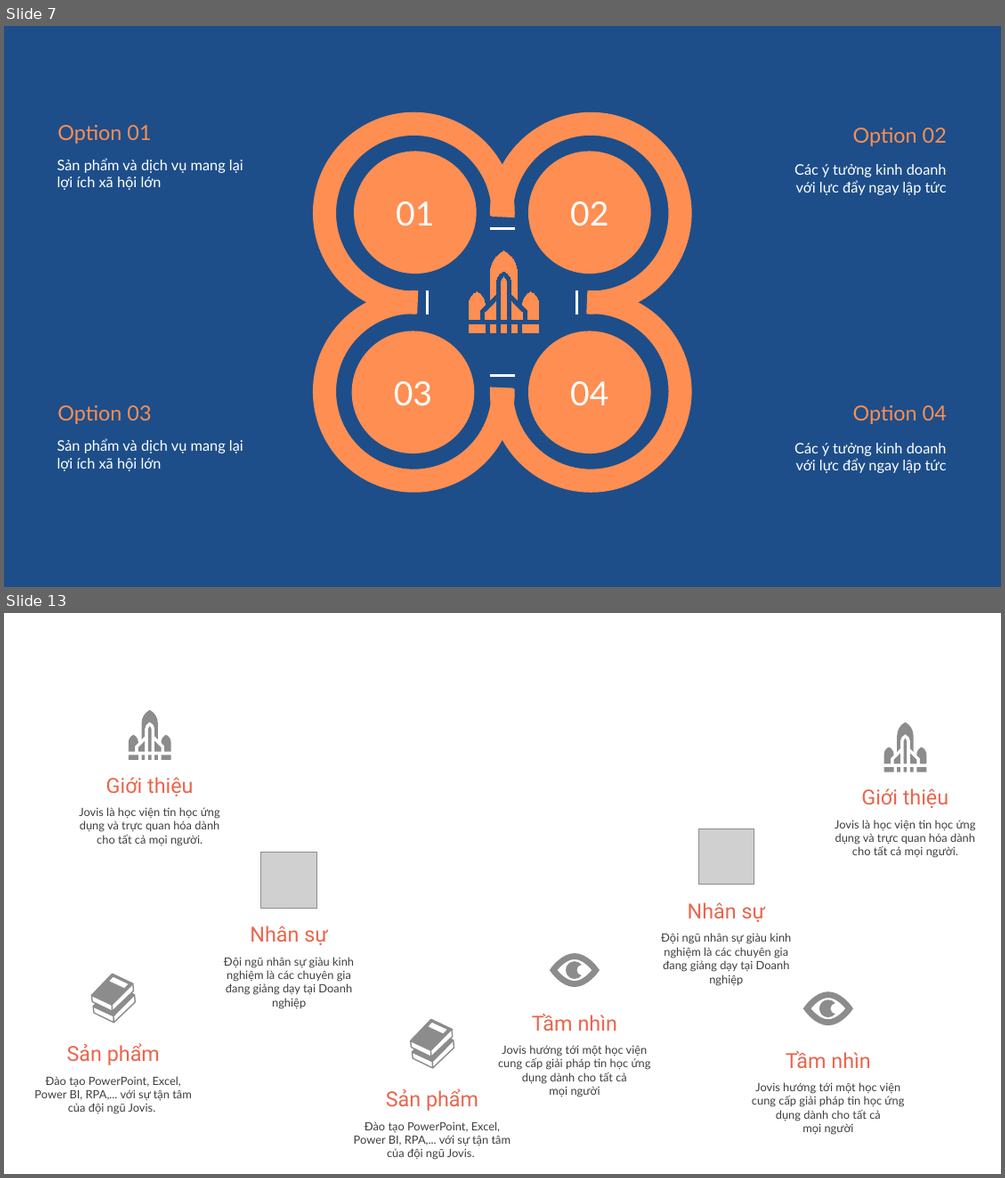
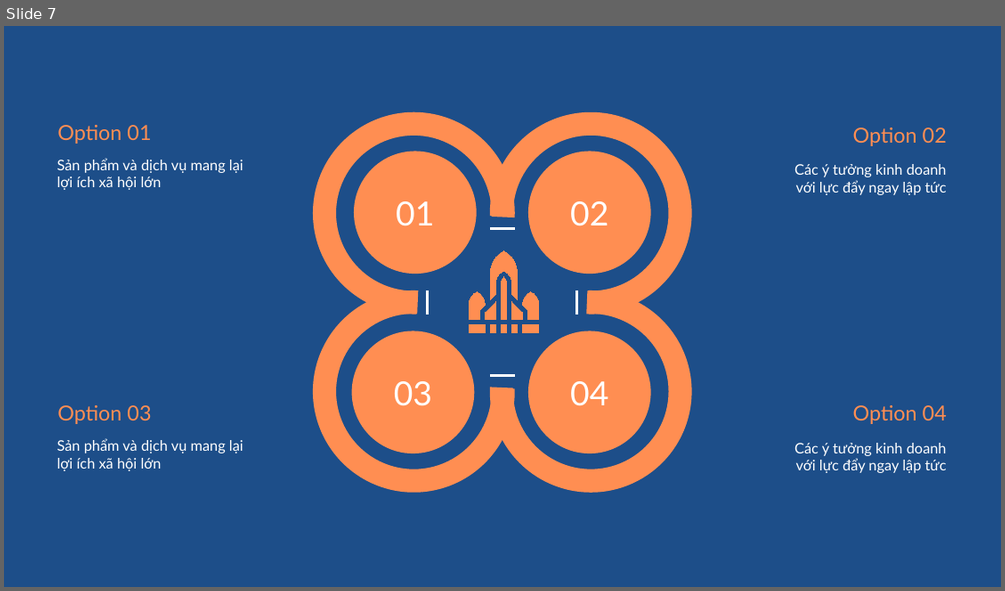
Before and after one commit to tranthanhbinh2603/PPTmasterclassV6_Powerpoint_from_A_to_Z, a slide deck: Khoá 2/Bài 53/Học liệu Infographic.pptx. Shown one above the other, each under a label of ours: slides 7 and 13 before the commit, slide 7 after it; the slides between them are not shown. The pictures are 1005x1178 and 1005x591 pixels, drawn with LibreOffice and Linux fonts; fonts in the diff are those of the drawing; grey boxes stand for pictures. Boxes give left, top, right and bottom in pixels: in the first picture for what was removed or moved away, otherwise in the second. Text is boxed around its words. In the diff, an @@ line names an element or a change of style, - is before the commit and + after.

```diff
--- a/Khoá 2/Bài 53/Học liệu Infographic.pptx
+++ b/Khoá 2/Bài 53/Học liệu Infographic.pptx
@@ slide 13 removed at (4,613,1001,1174), background #FFFFFF @@
@@ freeform shape removed at (129,710,171,761) @@
@@ freeform shape removed at (884,722,927,772) @@
@@ text removed at (106,777,193,796) @@
-Giới thiệu
@@ text removed at (861,788,948,808) @@
-Giới thiệu
@@ text removed at (79,807,220,845) @@
-Jovis là học viện tin học ứng dụng và trực quan hóa dành cho tất cả mọi người.
@@ text removed at (834,819,976,858) @@
-Jovis là học viện tin học ứng dụng và trực quan hóa dành cho tất cả mọi người.
@@ picture removed at (261,852,317,908) @@
@@ picture removed at (699,828,755,884) @@
@@ text removed at (688,902,765,922) @@
-Nhân sự
@@ text removed at (250,925,327,945) @@
-Nhân sự
@@ text removed at (661,933,791,985) @@
-Đội ngũ nhân sự giàu kinh nghiệm là các chuyên gia đang giảng dạy tại Doanh nghiệp
@@ text removed at (224,957,354,1009) @@
-Đội ngũ nhân sự giàu kinh nghiệm là các chuyên gia đang giảng dạy tại Doanh nghiệp
@@ freeform shape removed at (550,953,600,987) @@
@@ freeform shape removed at (90,973,136,1023) @@
@@ freeform shape removed at (803,991,853,1025) @@
@@ freeform shape removed at (410,1018,455,1069) @@
@@ text removed at (532,1013,617,1030) @@
-Tầm nhìn
@@ text removed at (67,1043,160,1065) @@
-Sản phẩm
@@ text removed at (498,1045,651,1097) @@
-Jovis hướng tới một học viện cung cấp giải pháp tin học ứng dụng dành cho tất cả
-mọi người
@@ text removed at (785,1051,870,1068) @@
-Tầm nhìn
@@ text removed at (34,1076,192,1114) @@
-Đào tạo PowerPoint, Excel, Power BI, RPA,... với sự tận tâm của đội ngũ Jovis.
@@ text removed at (386,1088,478,1111) @@
-Sản phẩm
@@ text removed at (752,1082,904,1135) @@
-Jovis hướng tới một học viện cung cấp giải pháp tin học ứng dụng dành cho tất cả
-mọi người
@@ text removed at (354,1121,511,1159) @@
-Đào tạo PowerPoint, Excel, Power BI, RPA,... với sự tận tâm của đội ngũ Jovis.
```
Also in this commit, not shown: 4 slides added, 9 other slides removed, 1 other file.
